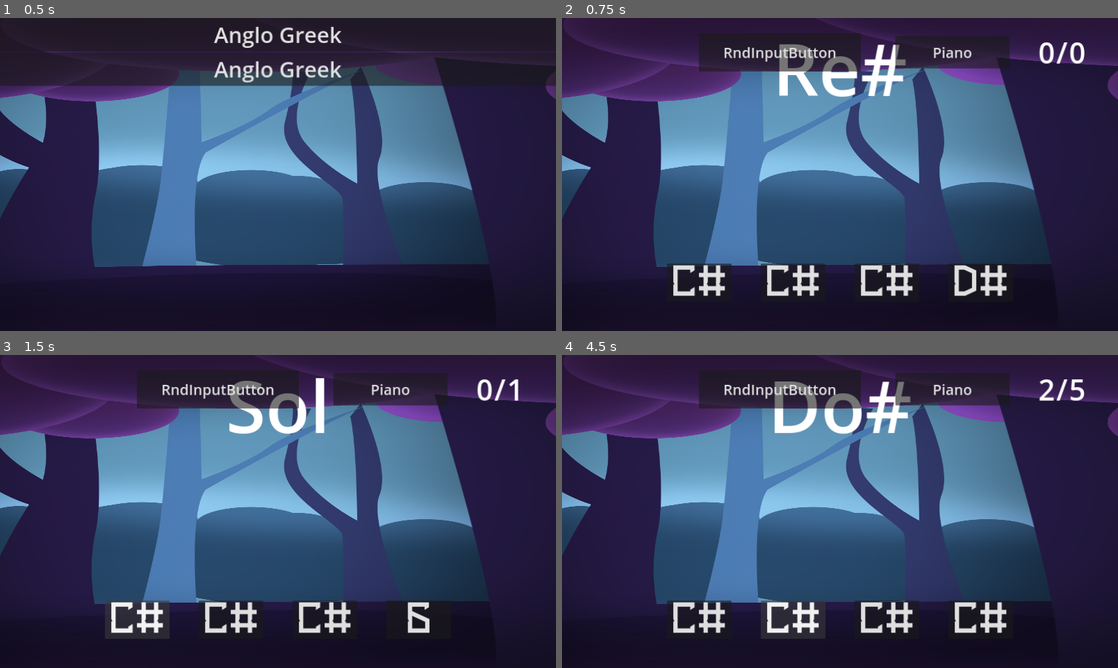
Above: before the commit, frames 1-4 (two rows, left to right).
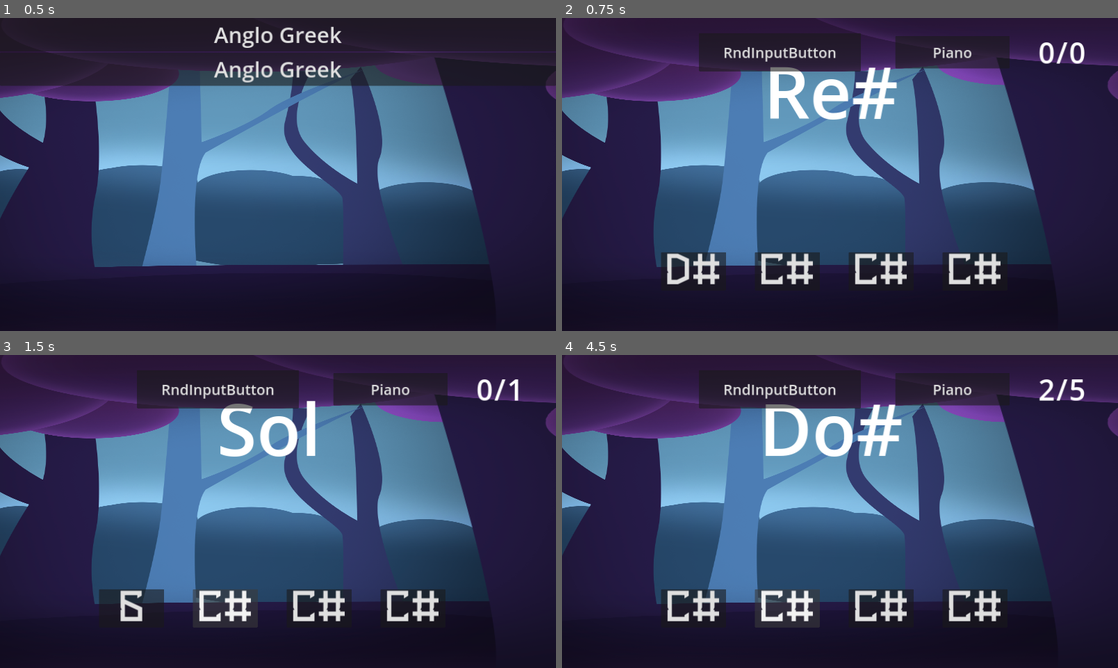
Above: after the commit, the same moments.

Repository: zur11/music_app_backup_1
Game: Godot game, scene res://main.tscn
Same seed, same stepped clock (60 frames per second), same inputs: the game is played once before the commit and once after it.
Inputs:
- Up to frame 1 (0.5 s): no input
- Up to frame 2 (0.75 s): click "Anglo Greek" at 0.5 s
- Up to frame 3 (1.5 s): click "C#" at 1.25 s
- Up to frame 4 (4.5 s): click "G" at 2 s; click "D" at 2.75 s; click "C#" at 3.5 s; click "C#" at 4.25 s

Frame 1 is identical in both runs. In frame 2, 7.3% of the frame differs, in the area x 17-81%, y 8-89%; in frame 3, 6.5%; in frame 4, 7.7%, in the area x 17-81%, y 8-91%.

Commit message:
almost nothing

Diff:
--- a/game_screen/answer_inputs/random_input_buttons/answer_button/answer_button.tscn
+++ /dev/null
@@ -1,14 +0,0 @@
-[gd_scene load_steps=3 format=3 uid="uid://cuhofqwsa5i3c"]
-
-[ext_resource type="FontFile" uid="uid://cs2rrd4s1vfub" path="res://assets/theme_1/fonts/Tigerious-ywyKe.otf" id="1_1iy1e"]
-[ext_resource type="Script" path="res://game_screen/answer_inputs/random_input_buttons/answer_button/answer_button.gd" id="2_v14ww"]
-
-[node name="AnswerButton" type="Button"]
-custom_minimum_size = Vector2(224, 0)
-focus_mode = 0
-theme_override_fonts/font = ExtResource("1_1iy1e")
-theme_override_font_sizes/font_size = 150
-text = "Sol"
-script = ExtResource("2_v14ww")
-
-[connection signal="pressed" from="." to="." method="_on_pressed"]
--- a/game_screen/answer_inputs/random_input_buttons/random_input_buttons.tscn
+++ /dev/null
@@ -1,40 +0,0 @@
-[gd_scene load_steps=3 format=3 uid="uid://dnxn8xcr8ky7v"]
-
-[ext_resource type="Script" path="res://game_screen/answer_inputs/random_input_buttons/random_input_buttons.gd" id="1_s687o"]
-[ext_resource type="PackedScene" uid="uid://cuhofqwsa5i3c" path="res://game_screen/answer_inputs/random_input_buttons/answer_button/answer_button.tscn" id="2_njxr5"]
-
-[node name="RandomInputButtons" type="Control"]
-custom_minimum_size = Vector2(1920, 1080)
-layout_mode = 3
-anchors_preset = 0
-offset_right = 1920.0
-offset_bottom = 1080.0
-script = ExtResource("1_s687o")
-
-[node name="MarginContainer" type="MarginContainer" parent="."]
-layout_mode = 0
-anchor_top = 1.0
-anchor_right = 1.0
-anchor_bottom = 1.0
-grow_horizontal = 2
-grow_vertical = 0
-theme_override_constants/margin_bottom = 100
-
-[node name="CenterContainer" type="CenterContainer" parent="MarginContainer"]
-layout_mode = 2
-
-[node name="HBoxContainer" type="HBoxContainer" parent="MarginContainer/CenterContainer"]
-layout_mode = 2
-theme_override_constants/separation = 100
-
-[node name="AnswerButton" parent="MarginContainer/CenterContainer/HBoxContainer" instance=ExtResource("2_njxr5")]
-layout_mode = 2
-
-[node name="AnswerButton2" parent="MarginContainer/CenterContainer/HBoxContainer" instance=ExtResource("2_njxr5")]
-layout_mode = 2
-
-[node name="AnswerButton3" parent="MarginContainer/CenterContainer/HBoxContainer" instance=ExtResource("2_njxr5")]
-layout_mode = 2
-
-[node name="AnswerButton4" parent="MarginContainer/CenterContainer/HBoxContainer" instance=ExtResource("2_njxr5")]
-layout_mode = 2
--- a/game_screen/answer_inputs/piano/piano.tscn
+++ b/game_screen/answers/piano/piano.tscn
@@ -1,12 +1,12 @@
-[gd_scene load_steps=3 format=3 uid="uid://b2thr16nxhlgj"]
+[gd_scene load_steps=3 format=3 uid="uid://bcfumv0vs2fp5"]
 
-[ext_resource type="Script" path="res://game_screen/answer_inputs/piano/piano.gd" id="1_8f5f2"]
-[ext_resource type="PackedScene" uid="uid://cuhofqwsa5i3c" path="res://game_screen/answer_inputs/random_input_buttons/answer_button/answer_button.tscn" id="1_imjv2"]
+[ext_resource type="Script" path="res://game_screen/answers/piano/piano.gd" id="1_n5cd2"]
+[ext_resource type="PackedScene" uid="uid://d2vbwj34nrp77" path="res://game_screen/answers/random_input_buttons/answer_button/answer_button.tscn" id="2_wx51i"]
 
-[node name="Piano" type="Node2D"]
-script = ExtResource("1_8f5f2")
+[node name="Answers" type="Node2D"]
+script = ExtResource("1_n5cd2")
 
-[node name="AnswerButton" parent="." instance=ExtResource("1_imjv2")]
+[node name="AnswerButton" parent="." instance=ExtResource("2_wx51i")]
 custom_minimum_size = Vector2(180, 0)
 offset_left = 57.0
 offset_top = 833.0
@@ -14,7 +14,7 @@
 offset_bottom = 1023.0
 text = ""
 
-[node name="AnswerButton2" parent="." instance=ExtResource("1_imjv2")]
+[node name="AnswerButton2" parent="." instance=ExtResource("2_wx51i")]
 custom_minimum_size = Vector2(180, 0)
 offset_left = 168.0
 offset_top = 608.0
@@ -22,7 +22,7 @@
 offset_bottom = 798.0
 text = ""
 
-[node name="AnswerButton3" parent="." instance=ExtResource("1_imjv2")]
+[node name="AnswerButton3" parent="." instance=ExtResource("2_wx51i")]
 custom_minimum_size = Vector2(180, 0)
 offset_left = 279.0
 offset_top = 837.0
@@ -30,7 +30,7 @@
 offset_bottom = 1027.0
 text = ""
 
-[node name="AnswerButton4" parent="." instance=ExtResource("1_imjv2")]
+[node name="AnswerButton4" parent="." instance=ExtResource("2_wx51i")]
 custom_minimum_size = Vector2(180, 0)
 offset_left = 397.0
 offset_top = 608.0
@@ -38,7 +38,7 @@
 offset_bottom = 798.0
 text = ""
 
-[node name="AnswerButton5" parent="." instance=ExtResource("1_imjv2")]
+[node name="AnswerButton5" parent="." instance=ExtResource("2_wx51i")]
 custom_minimum_size = Vector2(180, 0)
 offset_left = 511.0
 offset_top = 840.0
@@ -46,7 +46,7 @@
 offset_bottom = 1030.0
 text = ""
 
-[node name="AnswerButton6" parent="." instance=ExtResource("1_imjv2")]
+[node name="AnswerButton6" parent="." instance=ExtResource("2_wx51i")]
 custom_minimum_size = Vector2(180, 0)
 offset_left = 879.0
 offset_top = 840.0
@@ -54,7 +54,7 @@
 offset_bottom = 1030.0
 text = ""
 
-[node name="AnswerButton7" parent="." instance=ExtResource("1_imjv2")]
+[node name="AnswerButton7" parent="." instance=ExtResource("2_wx51i")]
 custom_minimum_size = Vector2(180, 0)
 offset_left = 987.0
 offset_top = 602.0
@@ -62,7 +62,7 @@
 offset_bottom = 792.0
 text = ""
 
-[node name="AnswerButton8" parent="." instance=ExtResource("1_imjv2")]
+[node name="AnswerButton8" parent="." instance=ExtResource("2_wx51i")]
 custom_minimum_size = Vector2(180, 0)
 offset_left = 1122.0
 offset_top = 840.0
@@ -70,7 +70,7 @@
 offset_bottom = 1030.0
 text = ""
 
-[node name="AnswerButton9" parent="." instance=ExtResource("1_imjv2")]
+[node name="AnswerButton9" parent="." instance=ExtResource("2_wx51i")]
 custom_minimum_size = Vector2(180, 0)
 offset_left = 1234.0
 offset_top = 602.0
@@ -78,7 +78,7 @@
 offset_bottom = 792.0
 text = ""
 
-[node name="AnswerButton10" parent="." instance=ExtResource("1_imjv2")]
+[node name="AnswerButton10" parent="." instance=ExtResource("2_wx51i")]
 custom_minimum_size = Vector2(180, 0)
 offset_left = 1355.0
 offset_top = 840.0
@@ -86,7 +86,7 @@
 offset_bottom = 1030.0
 text = ""
 
-[node name="AnswerButton11" parent="." instance=ExtResource("1_imjv2")]
+[node name="AnswerButton11" parent="." instance=ExtResource("2_wx51i")]
 custom_minimum_size = Vector2(180, 0)
 offset_left = 1476.0
 offset_top = 607.0
@@ -94,7 +94,7 @@
 offset_bottom = 797.0
 text = ""
 
-[node name="AnswerButton12" parent="." instance=ExtResource("1_imjv2")]
+[node name="AnswerButton12" parent="." instance=ExtResource("2_wx51i")]
 custom_minimum_size = Vector2(180, 0)
 offset_left = 1588.0
 offset_top = 840.0
--- /dev/null
+++ b/game_screen/answers/random_input_buttons/answer_button/answer_button.tscn
@@ -0,0 +1,14 @@
+[gd_scene load_steps=3 format=3 uid="uid://d2vbwj34nrp77"]
+
+[ext_resource type="FontFile" uid="uid://cs2rrd4s1vfub" path="res://assets/theme_1/fonts/Tigerious-ywyKe.otf" id="1_eiw0n"]
+[ext_resource type="Script" path="res://game_screen/answers/random_input_buttons/answer_button/answer_button.gd" id="2_ibxew"]
+
+[node name="AnswerButton" type="Button"]
+custom_minimum_size = Vector2(224, 0)
+focus_mode = 0
+theme_override_fonts/font = ExtResource("1_eiw0n")
+theme_override_font_sizes/font_size = 150
+text = "Sol"
+script = ExtResource("2_ibxew")
+
+[connection signal="pressed" from="." to="." method="_on_pressed"]
--- a/game_screen/answer_inputs/random_input_buttons/random_input_buttons.gd
+++ b/game_screen/answers/random_input_buttons/random_input_buttons.gd
@@ -1,4 +1,4 @@
-class_name AnswerInput extends Control
+class_name AnswerInput extends Node2D
 
 var _answer_options: Array[Note]
 
--- /dev/null
+++ b/game_screen/answers/random_input_buttons/random_input_buttons.tscn
@@ -0,0 +1,47 @@
+[gd_scene load_steps=3 format=3 uid="uid://kvhxicigx1ls"]
+
+[ext_resource type="Script" path="res://game_screen/answers/random_input_buttons/random_input_buttons.gd" id="1_v8ohy"]
+[ext_resource type="PackedScene" uid="uid://d2vbwj34nrp77" path="res://game_screen/answers/random_input_buttons/answer_button/answer_button.tscn" id="2_dnvmj"]
+
+[node name="Answers" type="Node2D"]
+script = ExtResource("1_v8ohy")
+
+[node name="Control" type="Control" parent="."]
+custom_minimum_size = Vector2(1920, 1080)
+layout_mode = 3
+anchors_preset = 0
+offset_right = 1920.0
+offset_bottom = 1080.0
+
+[node name="MarginContainer" type="MarginContainer" parent="Control"]
+layout_mode = 1
+anchors_preset = 12
+anchor_top = 1.0
+anchor_right = 1.0
+anchor_bottom = 1.0
+offset_left = -702.0
+offset_top = -269.0
+offset_right = 662.0
+offset_bottom = -40.0
+grow_horizontal = 2
+grow_vertical = 0
+theme_override_constants/margin_bottom = 100
+
+[node name="CenterContainer" type="CenterContainer" parent="Control/MarginContainer"]
+layout_mode = 2
+
+[node name="HBoxContainer" type="HBoxContainer" parent="Control/MarginContainer/CenterContainer"]
+layout_mode = 2
+theme_override_constants/separation = 100
+
+[node name="AnswerButton" parent="Control/MarginContainer/CenterContainer/HBoxContainer" instance=ExtResource("2_dnvmj")]
+layout_mode = 2
+
+[node name="AnswerButton2" parent="Control/MarginContainer/CenterContainer/HBoxContainer" instance=ExtResource("2_dnvmj")]
+layout_mode = 2
+
+[node name="AnswerButton3" parent="Control/MarginContainer/CenterContainer/HBoxContainer" instance=ExtResource("2_dnvmj")]
+layout_mode = 2
+
+[node name="AnswerButton4" parent="Control/MarginContainer/CenterContainer/HBoxContainer" instance=ExtResource("2_dnvmj")]
+layout_mode = 2
--- a/game_screen/game_screen.gd
+++ b/game_screen/game_screen.gd
@@ -10,9 +10,9 @@
 
 var correct_answer: Note
 
-var random_input_buttons = load("res://game_screen/answer_inputs/random_input_buttons/random_input_buttons.tscn")
-var piano = load("res://game_screen/answer_inputs/piano/piano.tscn")
-var question_output = load("res://game_screen/question_outputs/question_output.tscn")
+var random_input_buttons:PackedScene = load("res://game_screen/answers/random_input_buttons/random_input_buttons.tscn")
+var piano:PackedScene = load("res://game_screen/answers/piano/piano.tscn")
+var question_output:PackedScene = load("res://game_screen/questions/question_output.tscn")
 
 var current_game: Game = Game.new(question_output, random_input_buttons)
 
@@ -59,8 +59,8 @@
 func _set_new_question():
 	var correct_answer_relative_pitch = randi() % 12
 	correct_answer = Note.new(correct_answer_relative_pitch)
-	question_node.set_new_question(correct_answer)
-	answer_node.set_new_question(correct_answer)
+	$QuestionContainer/Questions.set_new_question(correct_answer)
+	$AnswerContainer/Answers.set_new_question(correct_answer)
 
 func _on_goto_piano_button_pressed():
 	current_game = Game.new(question_output, piano)
--- a/game_screen/question_generator/question_generator.gd
+++ b/game_screen/question_generator/question_generator.gd
@@ -9,14 +9,14 @@
 		returned_array.append(new_value)
 	return returned_array
 
-static func create_random_Notes_array(array_size: int, correct_answer_index: int, correct_answer: Note) -> Array[Note]:
-	var notes_names_size = Note.notes_names[Note.naming_systems.ANGLO].size()
-	var note_array : Array[Note] = [Note.new(1),Note.new(1),Note.new(1),Note.new(1)]
-	note_array[correct_answer_index] = correct_answer
+static func create_random_Notes_array(_array_size: int, correct_answer_index: int, correct_answer: Note) -> Array[Note]:
+	var _notes_names_size = Note.notes_names[Note.naming_systems.ANGLO].size()
+	var _note_array : Array[Note] = [Note.new(1),Note.new(1),Note.new(1),Note.new(1)]
+	_note_array[correct_answer_index] = correct_answer
 #	for ii in array_size:
 #		var new_value := randi() % notes_names_size
 #		while (note_array.has(new_value)):
 #			new_value = randi() % notes_names_size
 #		note_array.append(new_value)
 	#print(note_array)
-	return note_array
+	return _note_array
--- a/game_screen/question_outputs/question_output.tscn
+++ /dev/null
@@ -1,23 +0,0 @@
-[gd_scene load_steps=2 format=3 uid="uid://bo4yfjoc0hwol"]
-
-[ext_resource type="Script" path="res://game_screen/question_outputs/question_output.gd" id="1_mbg6f"]
-
-[node name="QuestionOutput" type="Control"]
-custom_minimum_size = Vector2(1920, 1080)
-layout_mode = 3
-anchors_preset = 0
-offset_right = 1920.0
-offset_bottom = 1080.0
-script = ExtResource("1_mbg6f")
-
-[node name="Label" type="Label" parent="."]
-layout_mode = 1
-anchors_preset = 5
-anchor_left = 0.5
-anchor_right = 0.5
-offset_left = -180.0
-offset_right = 180.0
-offset_bottom = 345.0
-grow_horizontal = 2
-theme_override_font_sizes/font_size = 250
-text = "Sol"
--- a/game_screen/question_outputs/question_output.gd
+++ b/game_screen/questions/question_output.gd
@@ -1,4 +1,4 @@
-class_name QuestionOutput extends Control
+class_name QuestionOutput extends Node2D
 
 var current_question : Note
 
--- /dev/null
+++ b/game_screen/questions/question_output.tscn
@@ -0,0 +1,18 @@
+[gd_scene load_steps=2 format=3 uid="uid://c0n7grdcvfewq"]
+
+[ext_resource type="Script" path="res://game_screen/questions/question_output.gd" id="1_mbg6f"]
+
+[node name="Questions" type="Node2D"]
+script = ExtResource("1_mbg6f")
+
+[node name="Label" type="Label" parent="."]
+anchors_preset = 5
+anchor_left = 0.5
+anchor_right = 0.5
+offset_left = 749.0
+offset_top = 79.0
+offset_right = 1109.0
+offset_bottom = 424.0
+grow_horizontal = 2
+theme_override_font_sizes/font_size = 250
+text = "Sol"
--- a/main.gd
+++ b/main.gd
@@ -5,7 +5,7 @@
 	var initial_screen
 
 	initial_background = load("res://backgrounds/background_landscape_theme_1.tscn")
-	initial_screen = load("res://menus_screen/games_menu/games_menu.tscn")
+	initial_screen = load("res://menus_screens/games_menu/games_menu.tscn")
 	#initial_screen = load("res://game_screen/game_screen.tscn")
 
 	SceneManagerSystem.get_container("BackgroundContainer").goto_scene_without_history(initial_background)
--- a/menus_screen/games_menu/go_to_game_button/go_to_game_button.tscn
+++ /dev/null
@@ -1,8 +0,0 @@
-[gd_scene load_steps=2 format=3 uid="uid://53041woso52e"]
-
-[ext_resource type="Script" path="res://menus_screen/games_menu/go_to_game_button/go_to_game_button.gd" id="1_wdill"]
-
-[node name="GoToGameButton" type="Button"]
-theme_override_font_sizes/font_size = 75
-text = "Anglo Greek"
-script = ExtResource("1_wdill")
--- a/menus_screen/games_menu/games_menu.tscn
+++ b/menus_screens/games_menu/games_menu.tscn
@@ -1,7 +1,7 @@
-[gd_scene load_steps=3 format=3 uid="uid://d0tbpm67hlq4a"]
+[gd_scene load_steps=3 format=3 uid="uid://b2432ujd3566g"]
 
-[ext_resource type="Script" path="res://menus_screen/games_menu/games_menu.gd" id="1_kwb87"]
-[ext_resource type="PackedScene" uid="uid://53041woso52e" path="res://menus_screen/games_menu/go_to_game_button/go_to_game_button.tscn" id="2_eniyv"]
+[ext_resource type="Script" path="res://menus_screens/games_menu/games_menu.gd" id="1_kwb87"]
+[ext_resource type="PackedScene" uid="uid://cur4luxydt1p3" path="res://menus_screens/games_menu/go_to_game_button/go_to_game_button.tscn" id="2_eniyv"]
 
 [node name="GamesMenu" type="Control"]
 custom_minimum_size = Vector2(1920, 1080)
--- /dev/null
+++ b/menus_screens/games_menu/go_to_game_button/go_to_game_button.tscn
@@ -0,0 +1,8 @@
+[gd_scene load_steps=2 format=3 uid="uid://cur4luxydt1p3"]
+
+[ext_resource type="Script" path="res://menus_screens/games_menu/go_to_game_button/go_to_game_button.gd" id="1_dd2nj"]
+
+[node name="GoToGameButton" type="Button"]
+theme_override_font_sizes/font_size = 75
+text = "Anglo Greek"
+script = ExtResource("1_dd2nj")
Renamed: game_screen/answer_inputs/piano/piano.gd -> game_screen/answers/piano/piano.gd
Renamed: game_screen/answer_inputs/random_input_buttons/answer_button/answer_button.gd -> game_screen/answers/random_input_buttons/answer_button/answer_button.gd
Renamed: game_screen/game_type_setter.gd -> game_screen/game_type_setter/game_type_setter.gd
Renamed: menus_screen/games_menu/games_menu.gd -> menus_screens/games_menu/games_menu.gd
Renamed: menus_screen/games_menu/go_to_game_button/go_to_game_button.gd -> menus_screens/games_menu/go_to_game_button/go_to_game_button.gd
